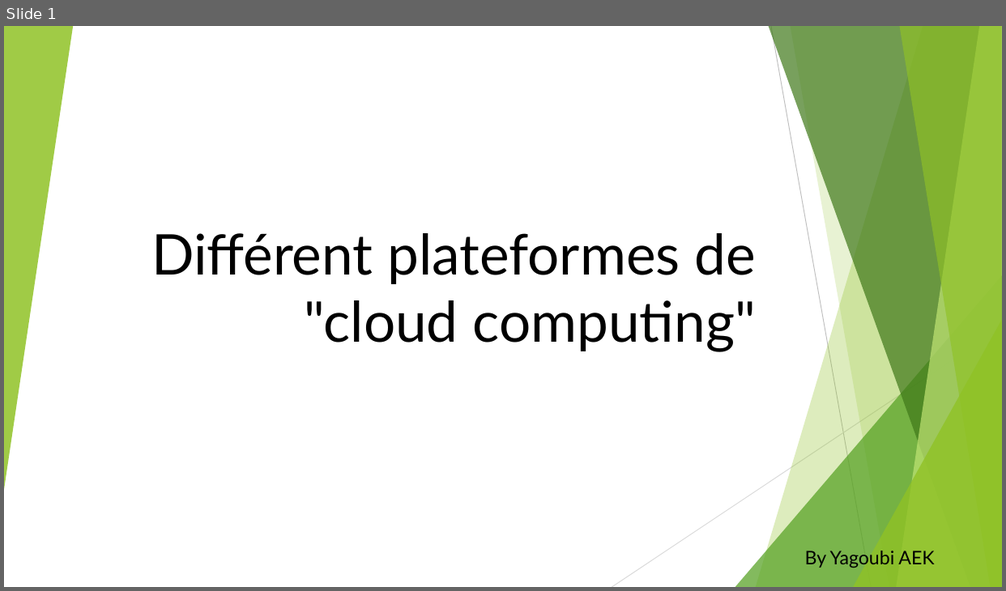
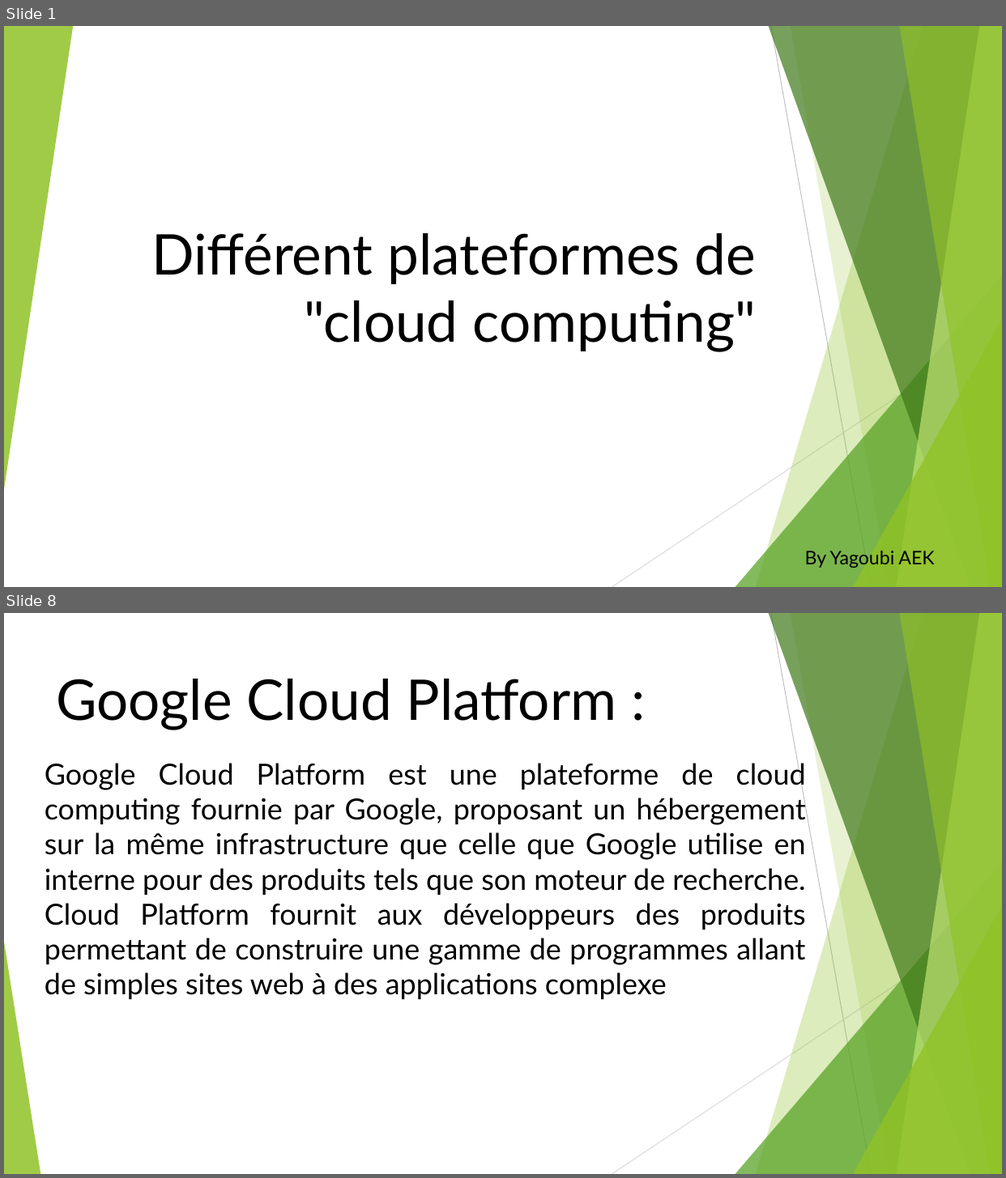
Before and after one commit to yagoubigithub/silde, a slide deck: différent plateformes de.pptx. Shown one above the other, each under a label of ours: slide 1 before the commit, slides 1 and 8 after it; the slides between them are not shown. The pictures are 1006x591 and 1006x1178 pixels, drawn with LibreOffice and Linux fonts; fonts in the diff are those of the drawing. Boxes give left, top, right and bottom in pixels: in the first picture for what was removed or moved away, otherwise in the second. Text is boxed around its words. In the diff, an @@ line names an element or a change of style, - is before the commit and + after.

```diff
--- a/différent plateformes de.pptx
+++ b/différent plateformes de.pptx
@@ slide 8 added at bbox=[4, 613, 1002, 1174], background #FFFFFF; not listed: 9 template elements that a slide beside it also shows @@
@@ text added at bbox=[56, 679, 617, 730], 54 pt, text #000000 @@
+Google Cloud Platform :
@@ text added at bbox=[44, 760, 806, 999], 28 pt, text #000000 @@
+Google Cloud Platform est une plateforme de cloud computing fournie par Google, proposant un hébergement sur la même infrastructure que celle que Google utilise en interne pour des produits tels que son moteur de recherche. Cloud Platform fournit aux développeurs des produits permettant de construire une gamme de programmes allant de simples sites web à des applications complexe
@@ triangle added at bbox=[4, 942, 40, 1174], fill #90C226 at 85% opacity @@
```
Also in this commit, not shown: 1 slide changed, 7 other slides added, 1 slide removed.
